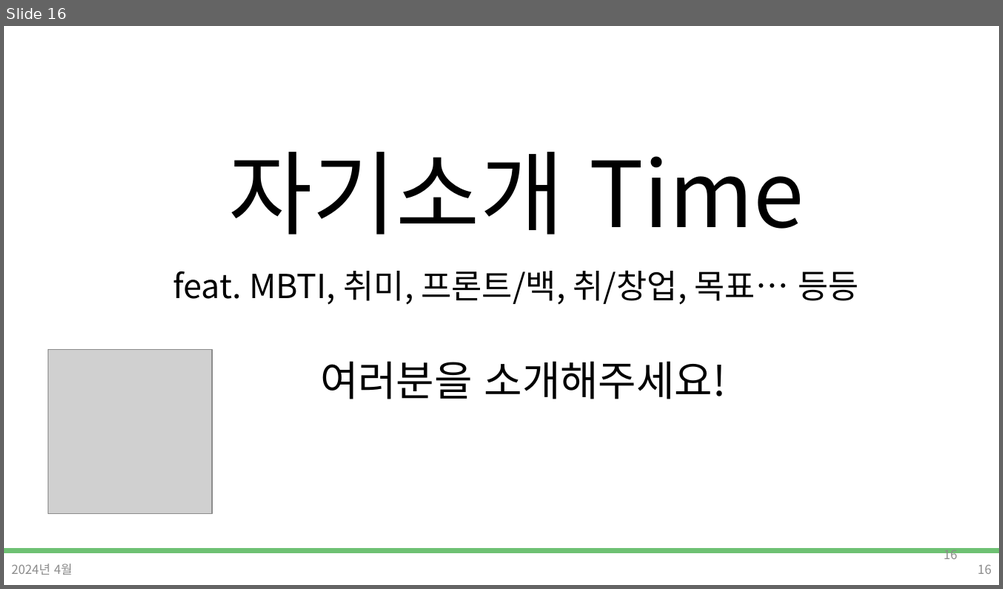
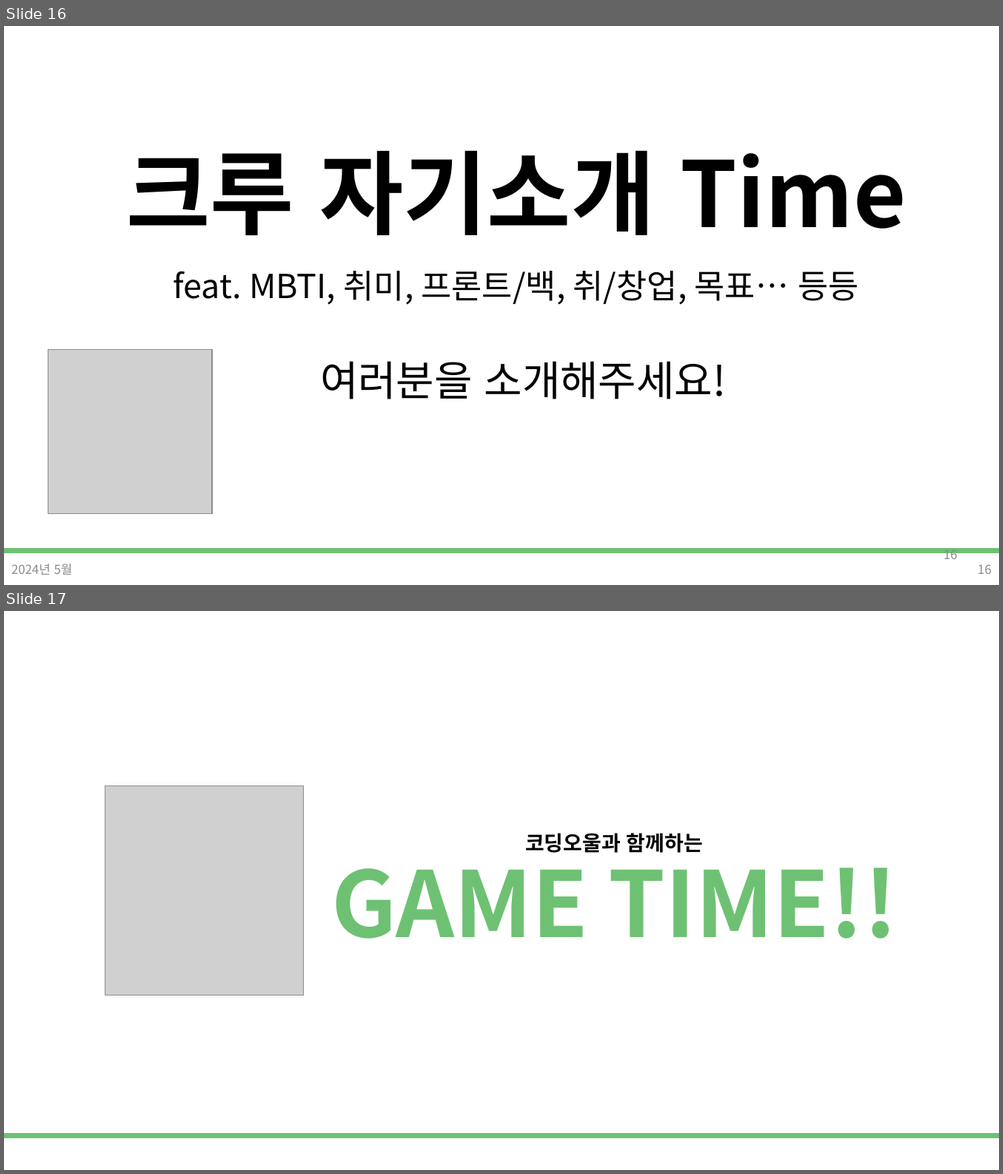
Before and after one commit to DevDamon0527/SeSAC_Yeongdeungpo_Campus_6th, a slide deck: material/[SeSAC_YDP_6] 01_ot,git.pptx. Shown one above the other, each under a label of ours: slide 16 before the commit, slides 16 and 17 after it. The pictures are 1003x589 and 1003x1174 pixels, drawn with LibreOffice and Linux fonts; fonts in the diff are those of the drawing; grey boxes stand for pictures; background and template pictures are left out. Boxes give left, top, right and bottom in pixels: in the first picture for what was removed or moved away, otherwise in the second. Text is boxed around its words. In the diff, an @@ line names an element or a change of style, - is before the commit and + after.

```diff
--- a/material/[SeSAC_YDP_6] 01_ot,git.pptx
+++ b/material/[SeSAC_YDP_6] 01_ot,git.pptx
@@ slide 17 added at bbox=[4, 611, 999, 1170], background #FFFFFF; not listed: 1 template element that a slide beside it also shows @@
@@ picture added at bbox=[105, 786, 303, 995] @@
@@ text added at bbox=[331, 845, 897, 939], 88 pt, text #6EC173, bold @@
+GAME TIME!!
@@ text added at bbox=[525, 833, 703, 853], 20 pt, text #000000, bold @@
+코딩오울과 함께하는
@@ slide 16 changed as well @@
@@ text at bbox=[126, 150, 906, 235]: text changed; bold on @@
-자기소개 Time
+크루 자기소개 Time
@@ text at bbox=[11, 564, 73, 575]: text changed @@
-2024년 4월
+2024년 5월
```
Also in this commit, not shown: 29 other slides changed, 4 other slides added, 4 slides removed.
